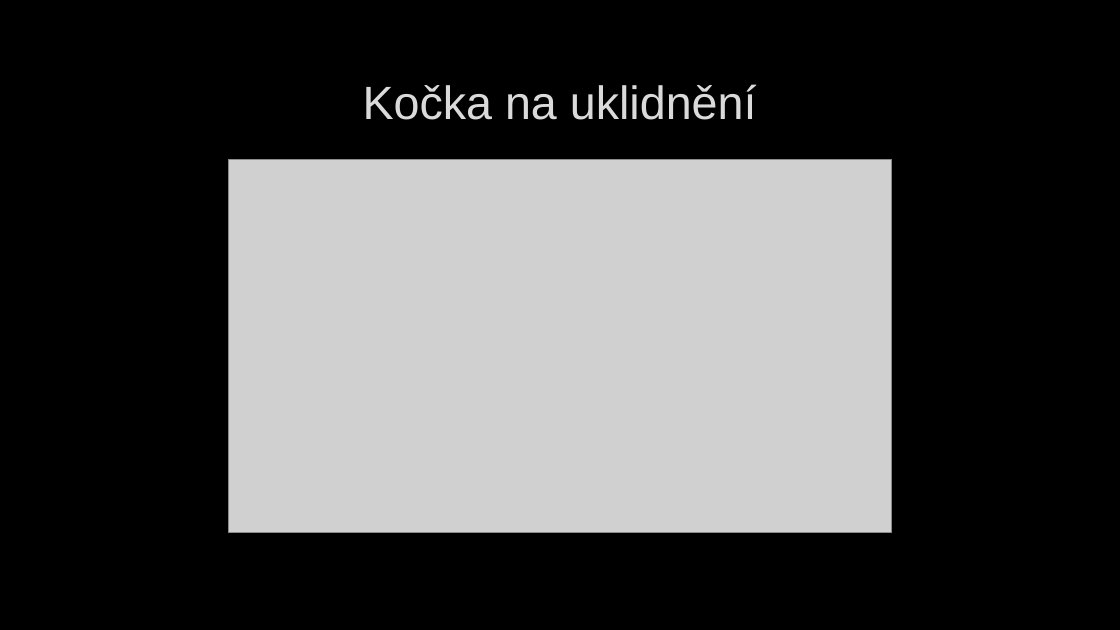
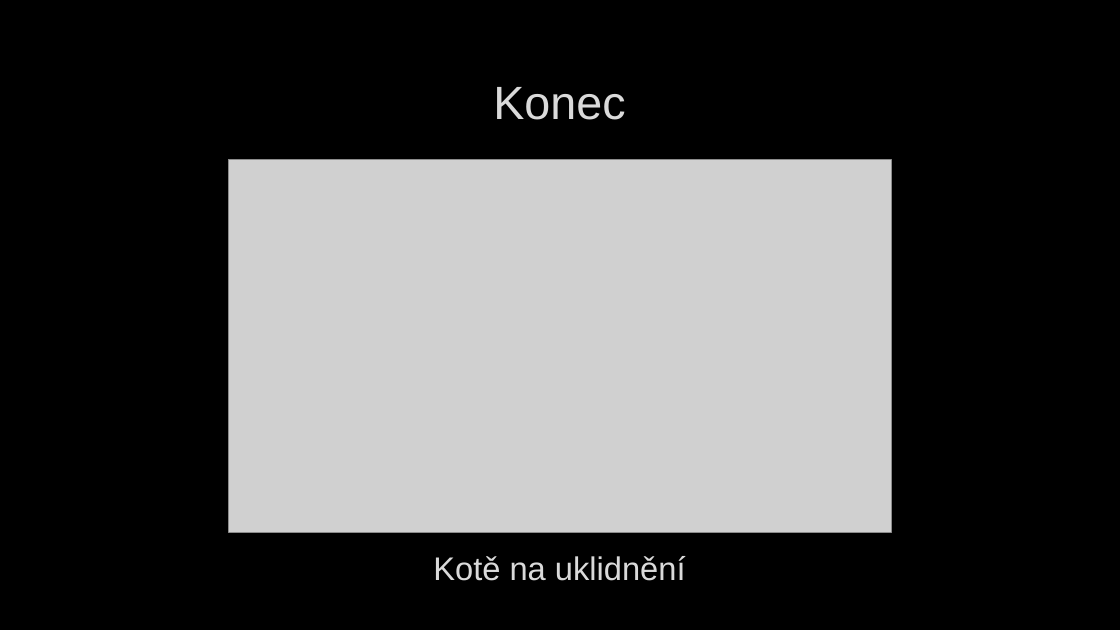
Before and after one commit to Meetsys128/kulisarnaUltra, a slide deck: slide 21 of NavrhWEB.pptx (slide 22 before the commit). Drawn at 1120x630 pixels with LibreOffice and Linux fonts; fonts in the diff are those of the drawing; grey boxes stand for pictures; background and template pictures are left out. Boxes give left, top, right and bottom in pixels: in the first picture for what was removed or moved away, otherwise in the second. Text is boxed around its words. In the diff, an @@ line names an element or a change of style, - is before the commit and + after.

```diff
--- a/NavrhWEB.pptx
+++ b/NavrhWEB.pptx
@@ title at [493,87,625,120]: text changed @@
-Kočka na uklidnění
+Konec
@@ text added at [433,556,686,581], 28 pt, text #DADADA @@
+Kotě na uklidnění
```
Also in this commit, not shown: 1 slide removed, 1 other file.
